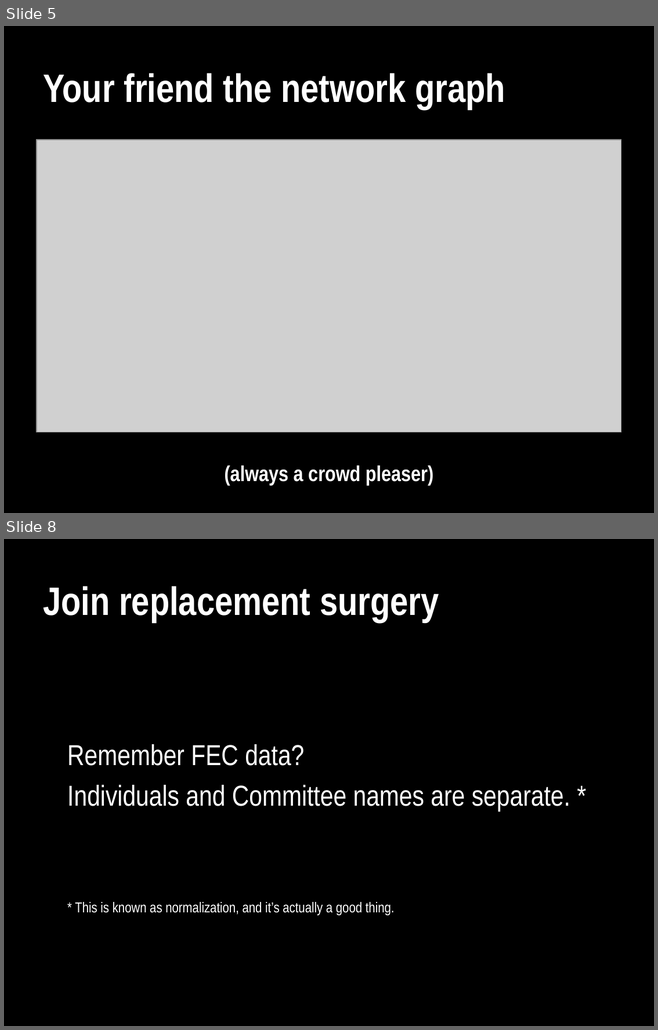
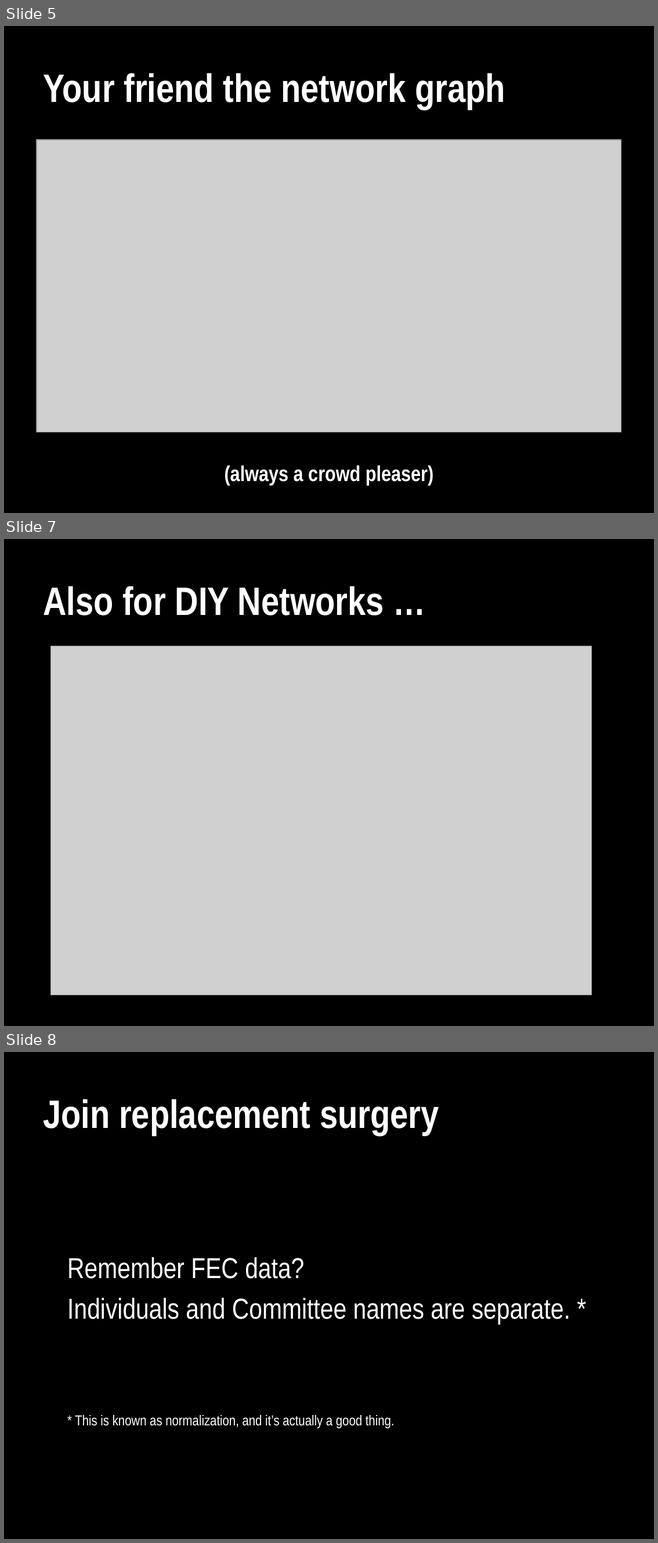
Before and after one commit to lathropd/nicar13, a slide deck: fusion_tables_beyond_maps.pptx. Shown one above the other, each under a label of ours: slides 5 and 8 before the commit, slides 5, 7 and 8 after it; the slides between them are not shown. The pictures are 658x1030 and 658x1543 pixels, drawn with LibreOffice and Linux fonts; fonts in the diff are those of the drawing; grey boxes stand for pictures. Boxes give left, top, right and bottom in pixels: in the first picture for what was removed or moved away, otherwise in the second. Text is boxed around its words. In the diff, an @@ line names an element or a change of style, - is before the commit and + after.

```diff
--- a/fusion_tables_beyond_maps.pptx
+++ b/fusion_tables_beyond_maps.pptx
@@ slide 7 added at box(4, 539, 654, 1026), background #000000 @@
@@ title added at box(43, 586, 384, 616), 44 pt, text #FFFFFF, bold @@
+Also for DIY Networks …
@@ picture added at box(51, 646, 591, 995) @@
```
Also in this commit, not shown: 1 slide changed, 1 slide removed.
